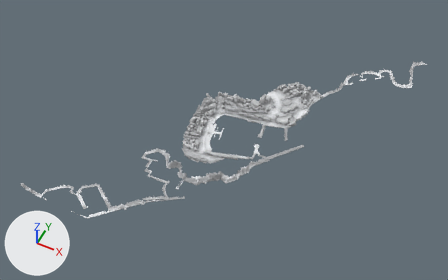
The glTF model public/environments/mc-1929/core.glb, before and after one commit.
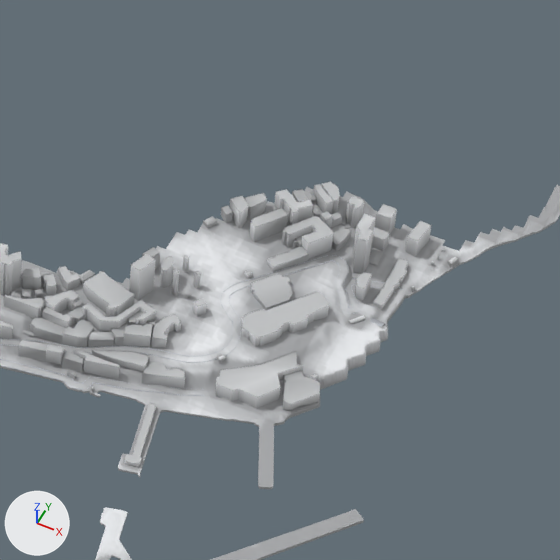
The first picture shows the older version from a 50 mm lens placed at (1459.0, -3487.0, 4013.0), pointed at (-178.0, -214.0, -78.0). The close-ups show the older and then the newer version on the part from 52% to 76% of the width and 17% to 55% of the height of that picture. Only the edits that show in the close-ups are written down. Lighting does not change. The marker at lower left points along +X, +Y and +Z. Where no turn or scale is listed for an object, it has been applied to the vertices. Vertices at exactly the same position are counted once.

In view in the first close-up: 'building', 'terrain' and 2 more.
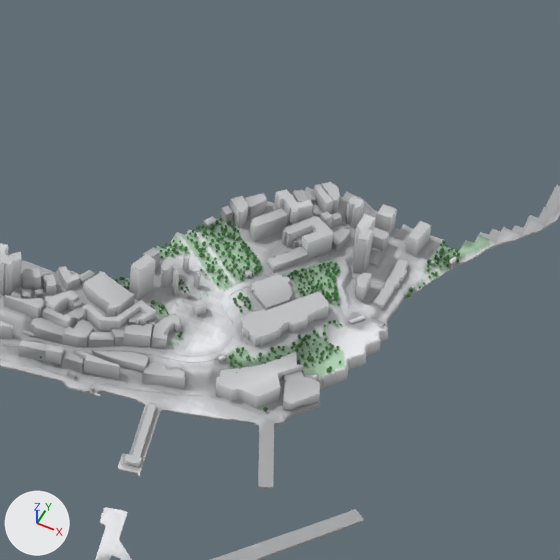
Boxes [x1, y1, x2, y2] around the edits, measured in the close-ups (560 x 560 px):
'foliage', added
    after: [40, 218, 460, 411]
part 1 of me_terrain, recoloured
    both: [26, 218, 490, 381]
part 2 of me_terrain, recoloured
    both: [147, 226, 491, 379]
part 3 of me_terrain, recoloured
    both: [156, 230, 491, 379]
part 4 of me_terrain, recoloured
    both: [167, 235, 487, 377]

Edits to the bpy script that builds the scene:
```text
Add mat_foliage:
    mat_foliage = bpy.data.materials.new('foliage')
    # nodes: BsdfPrincipled, Mix, OutputMaterial, VertexColor
    # colours: green #4e8c4a, mixed with the vertex colours
Change me_terrain:
    where me_terrain.from_pydata(...)  # 52714 vertices, 98884 faces; spans x -1275.0..1275.0, y -1486.0..1486.0, z -40.0..40.0
    used by ob_terrain; location = (-93.0, 1.0, 37.0)
    me_terrain part 1: 3566 faces centred in x -1270.0..1180.0, y -1486.0..1470.0, z -38.0..25.0 are repainted in the vertex colours; the middle colour goes from grey #b3b3b3 to grey #88a188
    me_terrain part 2: 3601 faces centred in x -1275.0..1212.0, y -1486.0..1483.0, z -38.0..23.0 are repainted in the vertex colours; the middle colour goes from light grey #c7c7c7 to grey #98b398
    me_terrain part 3: 2855 faces centred in x -1275.0..1230.0, y -1486.0..1486.0, z -37.0..24.0 are repainted in the vertex colours; the middle colour goes from light grey #dadada to light grey #a7c4a7
    me_terrain part 4: 1927 faces centred in x -1275.0..1232.0, y -1461.0..1486.0, z -36.0..25.0 are repainted in the vertex colours; the middle colour goes from white #f1f1f1 to pale green #b9d9b9
Add me_foliage:
    me_foliage.from_pydata(...)  # 9548 vertices, 16368 faces; spans x -448.0..448.0, y -617.0..617.0, z -34.0..34.0
    me_foliage.materials.append(mat_foliage)
Add ob_foliage:
    ob_foliage = bpy.data.objects.new('foliage', me_foliage)
    ob_foliage.location = (-15.0, 13.0, 36.0)
```
